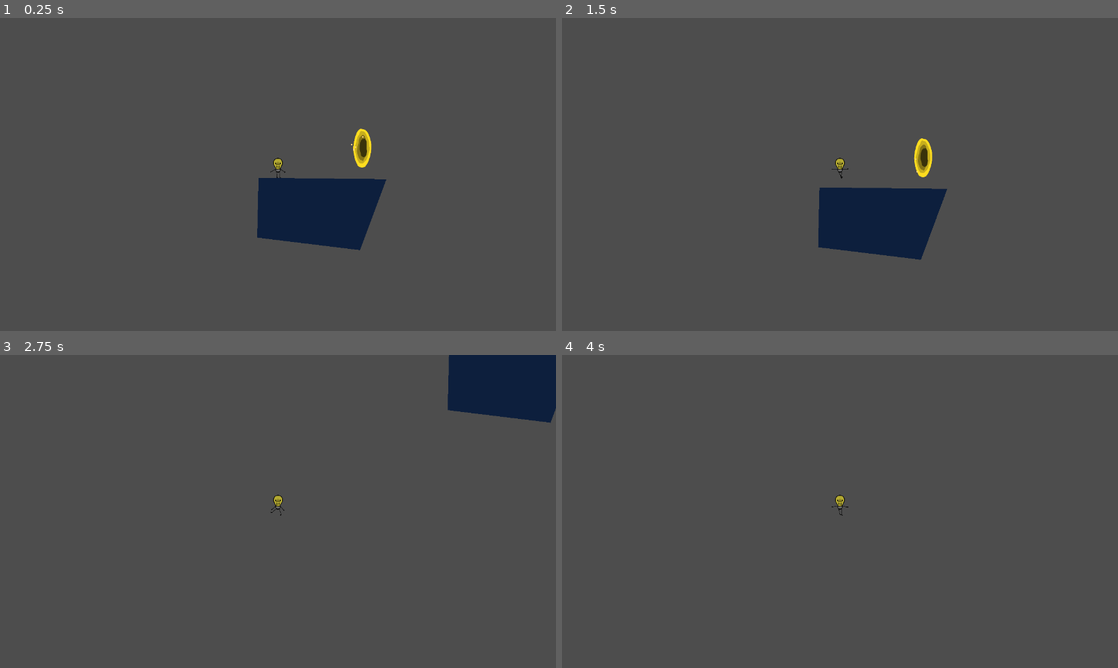
Above: before the commit, frames 1-4 (two rows, left to right).
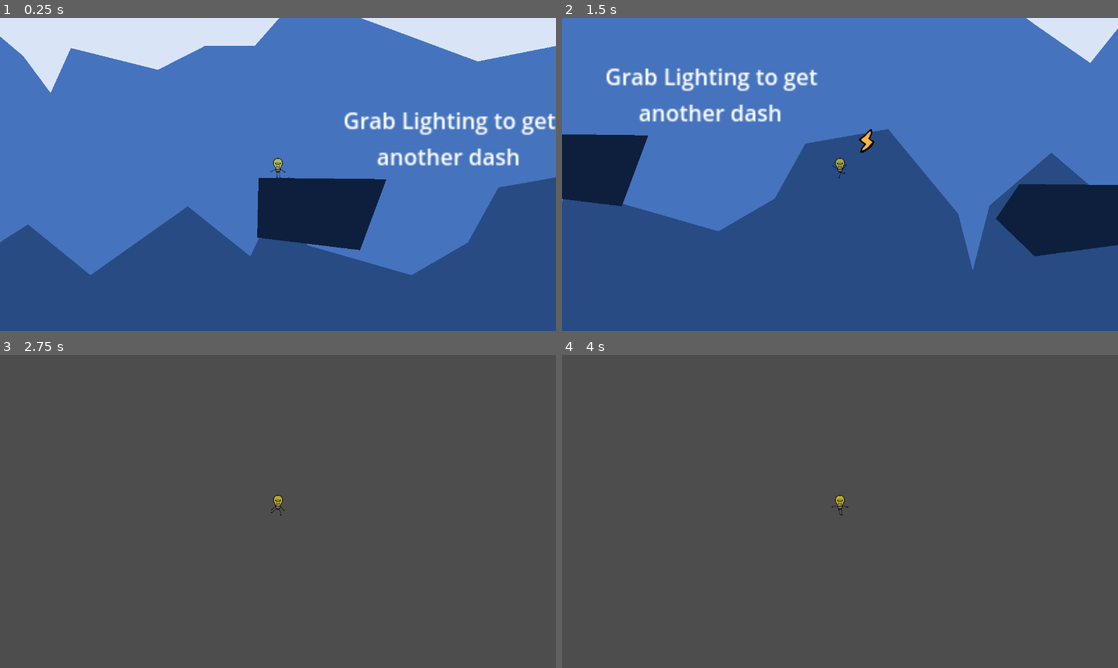
Above: after the commit, the same moments.

Repository: rasmussvala/Bigmode-Game-Jam-2025
Game: Godot game, scene res://scenes/levels/level_4.tscn
Same seed, same stepped clock (60 frames per second), same inputs: the game is played once before the commit and once after it. This scene is started directly instead of the project's main scene.
Inputs:
- Up to frame 1 (0.25 s): no input
- Up to frame 2 (1.5 s): tap Enter at 0.5 s; hold Shift (dodge) 0.53-1.28 s; hold D (move_right) from 0.53 s (still down); tap Space (jump) at 0.77 s; tap Shift (dodge) at 1.35 s
- Up to frame 3 (2.75 s): tap Space (jump) at 1.52 s; release D (move_right) at 2.03 s; hold A (move_left) from 2.03 s (still down); hold Shift (dodge) from 2.03 s (still down)
- Up to frame 4 (4 s): release A (move_left) at 2.78 s; release Shift (dodge) at 2.78 s; hold D (move_right) from 2.78 s (still down); tap Shift (dodge) at 2.85 s; tap Space (jump) at 3.02, 3.5, 3.77 s; hold Shift (dodge) from 3.53 s (still down)

The runs differ from the first frame. In frame 1, 96% of the frame differs, in the area x 0-100%, y 0-100%; in frame 2, 100%; in frame 3, 3.8%; in frame 4, less than 0.1%.

Commit message:
added lvl 4

Diff:
--- a/scenes/levels/level_4.tscn
+++ b/scenes/levels/level_4.tscn
@@ -1,16 +1,58 @@
-[gd_scene load_steps=4 format=3 uid="uid://bdkb68g6yaw53"]
+[gd_scene load_steps=10 format=3 uid="uid://bgwj8cbomcnbo"]
 
+[ext_resource type="PackedScene" uid="uid://bpskicg0fvhk2" path="res://scenes/background.tscn" id="1_dx2km"]
 [ext_resource type="PackedScene" uid="uid://cb3vh0dhrgdyp" path="res://scenes/player.tscn" id="1_swuuy"]
 [ext_resource type="PackedScene" uid="uid://gr206ync62i2" path="res://scenes/levels/obstacles/obstacle_1.tscn" id="2_r8xt2"]
-[ext_resource type="PackedScene" uid="uid://bly0mnguraowr" path="res://scenes/next_level.tscn" id="3_dmgj8"]
+[ext_resource type="PackedScene" uid="uid://xn6csgl1f1d5" path="res://scenes/power_ups/dodge_refresh.tscn" id="3_5hfjj"]
+[ext_resource type="PackedScene" uid="uid://bx2wrphdy35jy" path="res://scenes/next_level.tscn" id="3_dmgj8"]
+[ext_resource type="PackedScene" uid="uid://buoydlldpdqjf" path="res://scenes/levels/obstacles/obstacle_3.tscn" id="5_o7ndr"]
+[ext_resource type="PackedScene" uid="uid://gy3f1dqjsiki" path="res://scenes/levels/obstacles/obstacle_2.tscn" id="6_2oa1y"]
+[ext_resource type="PackedScene" uid="uid://fuekg0vgkssg" path="res://scenes/killzone.tscn" id="8_eqpdi"]
+
+[sub_resource type="WorldBoundaryShape2D" id="WorldBoundaryShape2D_bitlh"]
 
 [node name="Level4" type="Node2D"]
+
+[node name="Background" parent="." instance=ExtResource("1_dx2km")]
+position = Vector2(-293, -246)
 
 [node name="Player" parent="." instance=ExtResource("1_swuuy")]
 position = Vector2(-16, 2)
 
-[node name="Obstacle1" parent="." instance=ExtResource("2_r8xt2")]
+[node name="DodgeRefreshes" type="Node" parent="."]
+
+[node name="DodgeRefresh" parent="DodgeRefreshes" instance=ExtResource("3_5hfjj")]
+position = Vector2(219, 23)
+
+[node name="DodgeRefresh2" parent="DodgeRefreshes" instance=ExtResource("3_5hfjj")]
+position = Vector2(564, 41)
+
+[node name="Obstacles" type="Node" parent="."]
+
+[node name="Obstacle1" parent="Obstacles" instance=ExtResource("2_r8xt2")]
 position = Vector2(1, 40)
 
+[node name="Obstacle3" parent="Obstacles" instance=ExtResource("5_o7ndr")]
+position = Vector2(360, 76)
+
+[node name="Obstacle2" parent="Obstacles" instance=ExtResource("6_2oa1y")]
+position = Vector2(741, 120)
+
 [node name="NextLevel" parent="." instance=ExtResource("3_dmgj8")]
-position = Vector2(44, 1)
+position = Vector2(792, 86)
+
+[node name="Killzone" parent="." instance=ExtResource("8_eqpdi")]
+
+[node name="CollisionShape2D" type="CollisionShape2D" parent="Killzone"]
+position = Vector2(212, 132)
+shape = SubResource("WorldBoundaryShape2D_bitlh")
+
+[node name="Label" type="Label" parent="."]
+offset_left = 31.0
+offset_top = -35.0
+offset_right = 184.0
+offset_bottom = 14.0
+text = "Grab Lighting to get
+another dash"
+horizontal_alignment = 1
+vertical_alignment = 1
